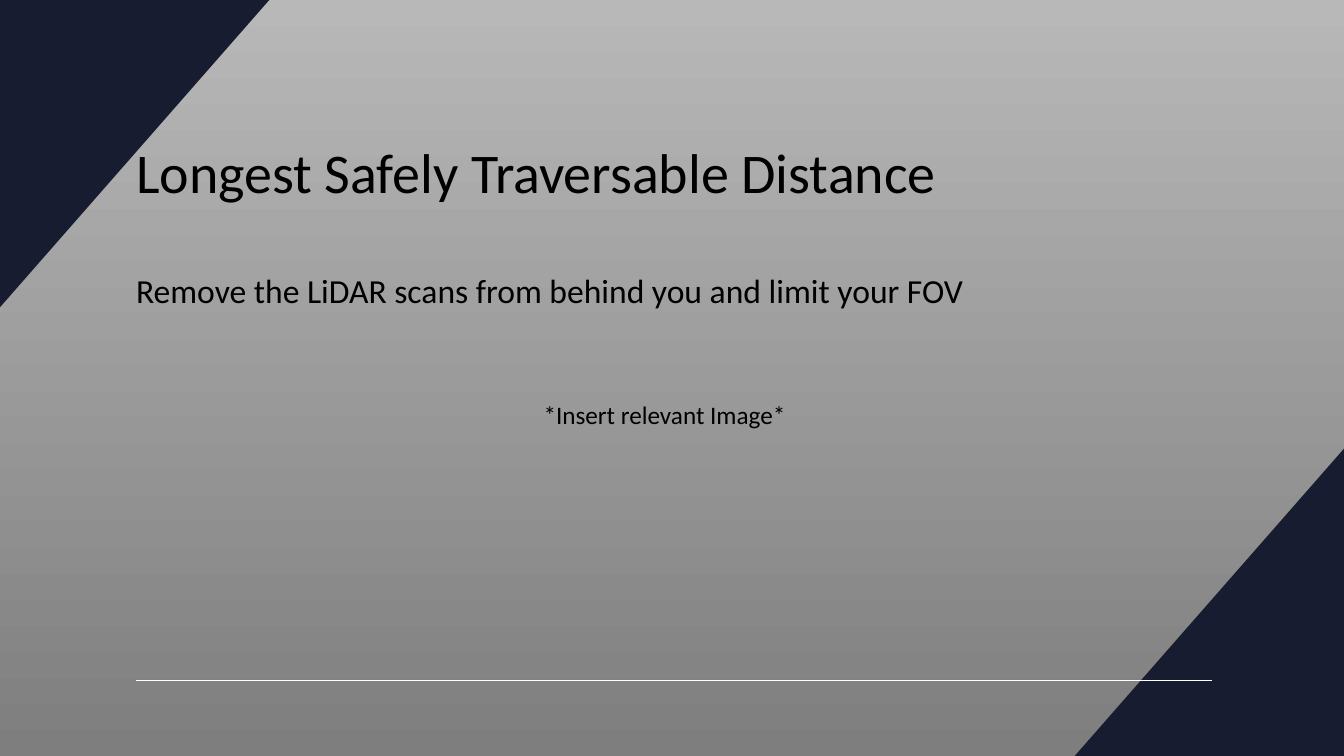
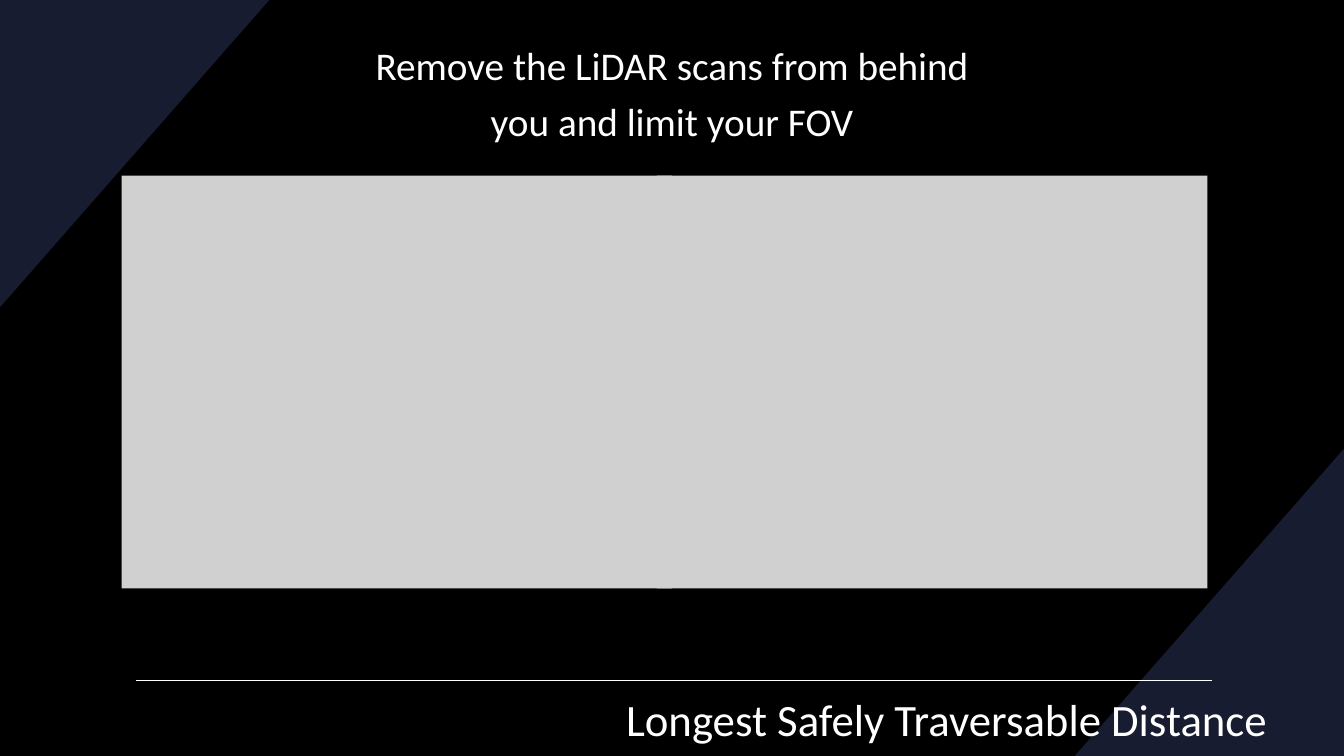
Before and after one commit to RacingAI/Reactive-Methods-Workshop, a slide deck: slide 8 of Disparity_Extender.pptx (slide 4 before the commit). Drawn at 1344x756 pixels with LibreOffice and Linux fonts; fonts in the diff are those of the drawing; grey boxes stand for pictures. Boxes give left, top, right and bottom in pixels: in the first picture for what was removed or moved away, otherwise in the second. Text is boxed around its words. In the diff, an @@ line names an element or a change of style, - is before the commit and + after.

```diff
--- a/Disparity_Extender.pptx
+++ b/Disparity_Extender.pptx
@@ background gradient #B9B9B9 to #7E7E7E to #000000 @@
@@ text "Remove the LiDAR scans from ...": place and size @@
-text "Remove the LiDAR scans from ..." at (136, 279, 963, 309)
+text "Remove the LiDAR scans from ..." at (376, 52, 969, 143)
@@ text "Remove the LiDAR scans from ..." at (376, 52, 969, 143): size 24 to 28 pt, text colour #000000 to #FFFFFF; alignment left to centre; vertical alignment top to middle @@
@@ picture added at (122, 175, 673, 588) @@
@@ picture added at (657, 175, 1208, 588) @@
@@ text removed at (544, 406, 785, 429) @@
-*Insert relevant Image*
@@ title "Longest Safely Traversable Distance": place and size @@
-title "Longest Safely Traversable Distance" at (136, 146, 936, 203)
+title "Longest Safely Traversable Distance" at (626, 698, 1267, 747)
@@ title "Longest Safely Traversable Distance" at (626, 698, 1267, 747): size 40 to 32 pt, text colour #000000 to #FFFFFF @@
```
Also in this commit, not shown: 7 other slides changed, 23 slides added, 1 slide removed, 5 other files.
